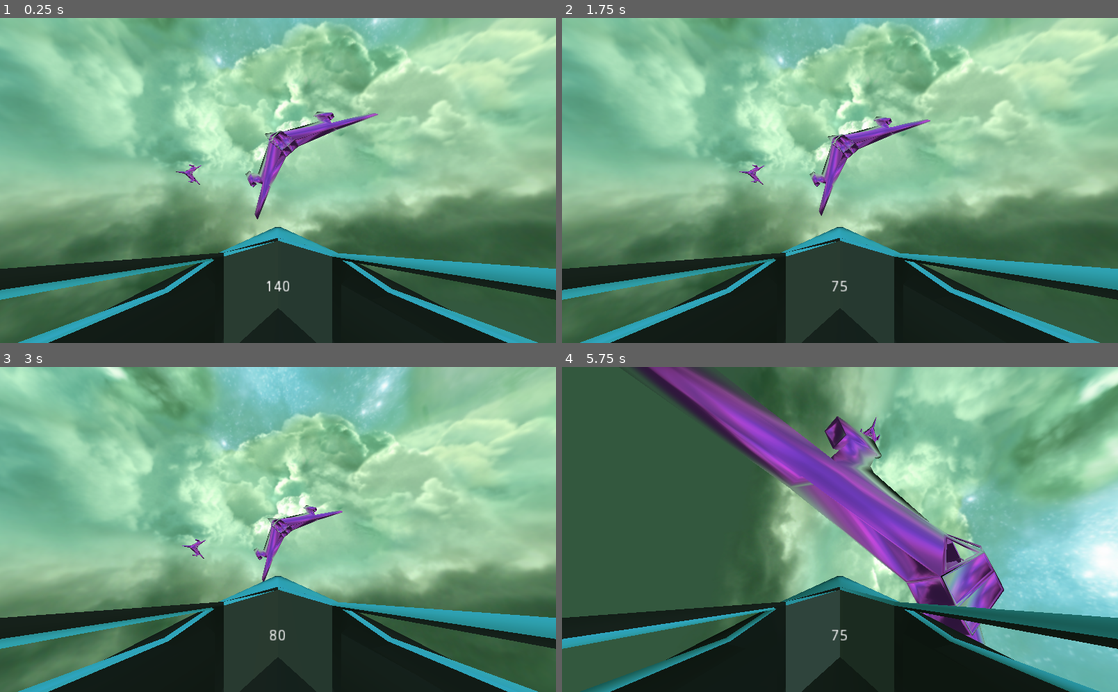
Above: before the commit, frames 1-4 (two rows, left to right).
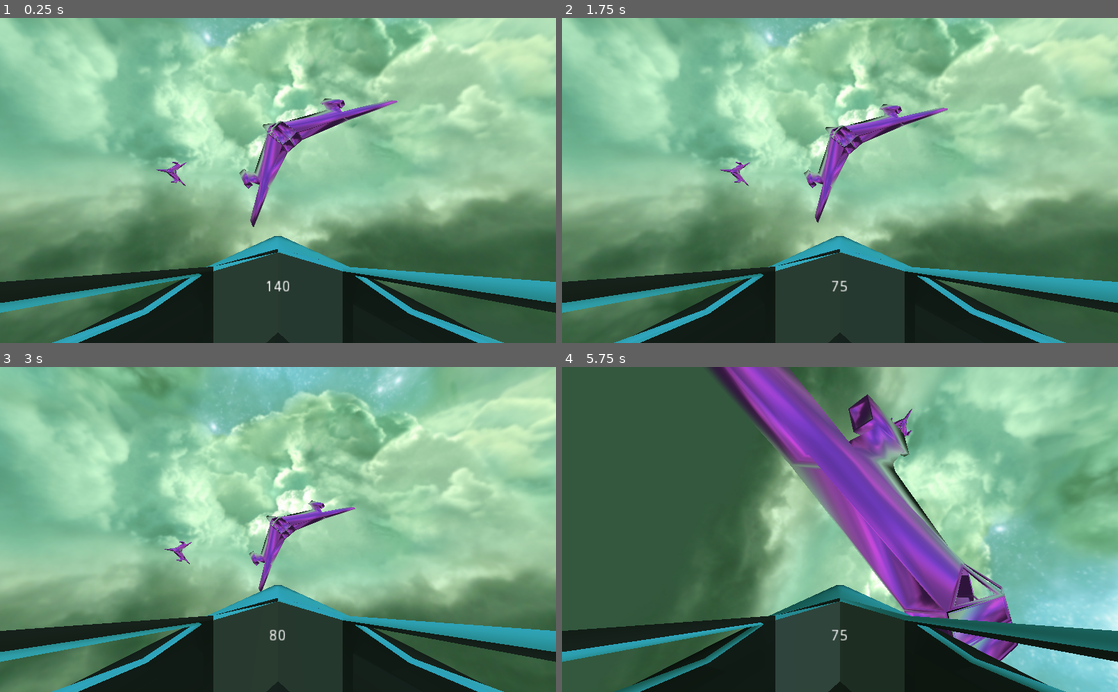
Above: after the commit, the same moments.

Repository: Patriks-Blauzda/Space-Game
Game: Godot game, scene res://Main.tscn
Same seed, same stepped clock (60 frames per second), same inputs: the game is played once before the commit and once after it.
Inputs:
- Up to frame 1 (0.25 s): no input
- Up to frame 2 (1.75 s): tap Enter at 0.5 s; hold Right (joystick_right) 0.53-1.28 s; hold W (throttle) 0.53-1.28 s; hold S (brake) from 1.28 s (still down); tap R at 1.35 s
- Up to frame 3 (3 s): release S (brake) at 2.03 s; hold Right (joystick_right) 2.03-2.78 s; hold W (throttle) 2.03-2.78 s; hold Up (joystick_up) from 2.78 s (still down); tap R at 2.85 s
- Up to frame 4 (5.75 s): release Up (joystick_up) at 3.53 s; hold W (throttle) 3.53-4.28 s; hold Left (joystick_left) 3.53-5.03 s; tap R at 4.35 s; hold S (brake) from 5.03 s (still down); hold W (throttle) from 5.03 s (still down)

The runs differ from the first frame. In frame 1, 39% of the frame differs, in the area x 0-100%, y 0-100%; in frame 2, 38%; in frame 3, 40%; in frame 4, 49%.

Commit message:
player turning smoothened

Diff:
--- a/Spaceship.gd
+++ b/Spaceship.gd
@@ -4,7 +4,11 @@
 export var spd = 150
 export var boost = 300
 export var accel = 5
+export var rotationspd = 0.05
 
+
+var currentrotation = rotationspd
+var saveddirections = Vector2.ZERO
 var currentspd = 0
 # to be used for the 3d matrix and multiplied by current speed
 var vel = Vector3.ZERO
@@ -15,8 +19,19 @@
 	# takes joystick or arrow key input and turns it into a 2d vector
 	var direction = Input.get_vector("joystick_left", "joystick_right", "joystick_up", "joystick_down")
 
+	# if player is turning, increment current rotation speed by a fraction of max rotation speed
+	# if player isn't turning, decrement it by the same amount
+	# used for smoothing the player's turning
+	if direction.x != 0 || direction.y != 0:
+		currentrotation = clamp(currentrotation + rotationspd * 0.1, 0, rotationspd)
+		# saves directional inputs for a smooth stop when letting go of movement buttons
+		saveddirections = direction
+	else:
+		currentrotation = clamp(currentrotation - rotationspd * 0.1, 0, rotationspd)
+
+
 	# function rotates the player by specified angle (0.05 radians)
-	rotate_object_local(Vector3(direction.y, 0, direction.x), 0.05)
+	rotate_object_local(Vector3(saveddirections.y, 0, saveddirections.x).normalized(), currentrotation)
 
 
 	# if button is held, max speed is increased
--- a/Spaceship.tscn
+++ b/Spaceship.tscn
@@ -30,7 +30,7 @@
 [node name="Camera" type="Camera" parent="."]
 transform = Transform( -1, 0, -8.74228e-08, 0, 1, 0, 8.74228e-08, 0, -1, 0, 0, 0.5 )
 current = true
-fov = 90.0
+fov = 80.0
 far = 8192.0
 
 [node name="Ship" type="MeshInstance" parent="."]
